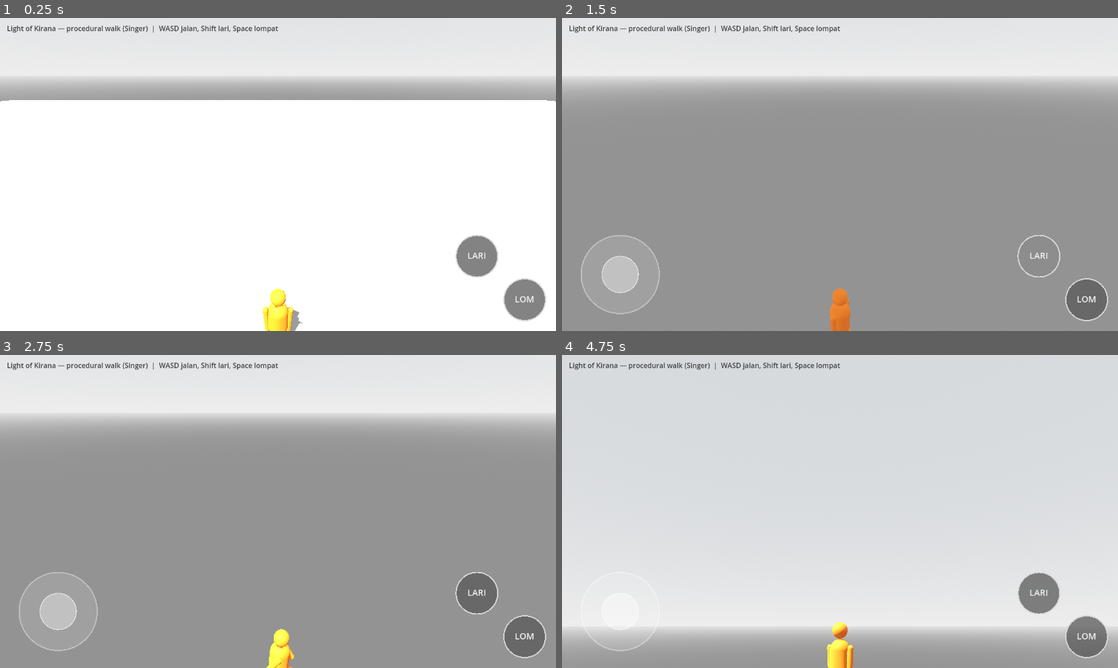
Above: before the commit, frames 1-4 (two rows, left to right).
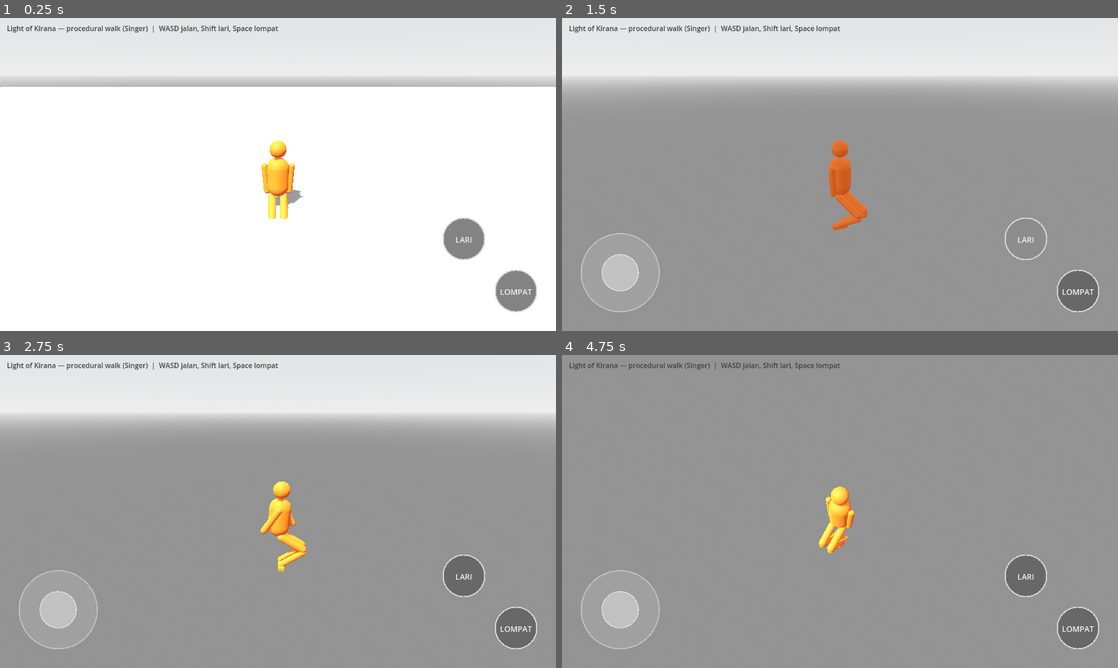
Above: after the commit, the same moments.

Repository: bagus123triga/light-of-kirana
Game: Godot game, scene res://scenes/main.tscn
Two runs of this game, one before a commit and one after it. Both use one fixed random seed, a clock stepped at 60 frames per second and the inputs below.
Inputs (mouse positions are in pixels of both pictures, inside the frame that each line leads up to):
- Up to frame 1 (0.25 s): no input
- Up to frame 2 (1.5 s): drag from (617, 274) to (895, 105) at 0.52 s; drag from (1040, 255) to (812, 237) at 1.27 s
- Up to frame 3 (2.75 s): move the mouse to (522, 636) at 2.02 s; hold D from 2.03 s (still down); hold Shift from 2.03 s (still down); click (522, 636) at 2.17 s
- Up to frame 4 (4.75 s): release D at 2.75 s; release Shift at 2.75 s; drag from (812, 574) to (673, 464) at 2.77 s; tap Enter at 3.5 s; move the mouse to (1006, 558) at 3.52 s; hold A 3.53-4.25 s; hold Shift 3.53-4.25 s; click (1006, 558) at 3.67 s; tap Space at 3.77, 4.25 s; drag from (673, 464) to (756, 433) at 4.27 s

The runs differ from the first frame. In frame 1, 7.7% of the frame differs, in the area x 0-100%, y 22-100%; in frame 2, 2.7%; in frame 3, 3.6%; in frame 4, 91%, in the area x 0-100%, y 0-100%.

Commit message:
Fix camera framing: orbit look_at ke humanoid (tengah layar), tombol LOMPAT tidak terpotong, UI anchor sudut, oren lebih dalam

Diff:
--- a/scripts/main.gd
+++ b/scripts/main.gd
@@ -6,14 +6,16 @@
 ## virtual joystick + RUN / JUMP buttons (touch), drag anywhere else to orbit camera.
 
 var humanoid: ProceduralHumanoid
-var camera_pivot: Node3D
 var camera: Camera3D
 var joystick: KiranaVirtualJoystick
 var run_button: KiranaTouchButton
 var jump_button: KiranaTouchButton
 
+# cam_pitch = elevation angle of the camera above the humanoid (radians).
+# Positive = camera above, looking down at the humanoid in the centre.
 var cam_yaw := 0.0
-var cam_pitch := -0.35
+var cam_pitch := 0.35
+const CAM_DISTANCE := 4.2
 var run_held := false
 var _orbit_touch := -1
 var _orbit_last := Vector2.ZERO
@@ -48,7 +50,7 @@
 	sky.sky_material = sky_mat
 	env.sky = sky
 	env.ambient_light_source = Environment.AMBIENT_SOURCE_SKY
-	env.ambient_light_energy = 0.7
+	env.ambient_light_energy = 0.55
 	env.tonemap_mode = Environment.TONE_MAPPER_FILMIC
 
 	var world_env := WorldEnvironment.new()
@@ -59,7 +61,7 @@
 	var sun := DirectionalLight3D.new()
 	sun.rotation_degrees = Vector3(-55, -30, 0)
 	sun.light_color = Color(1.0, 0.98, 0.94)
-	sun.light_energy = 1.15
+	sun.light_energy = 1.0
 	sun.shadow_enabled = true
 	add_child(sun)
 
@@ -89,13 +91,16 @@
 
 
 func _build_camera() -> void:
-	camera_pivot = Node3D.new()
-	camera_pivot.name = "CameraPivot"
-	add_child(camera_pivot)
+	# No pivot rotation: the camera is placed on a sphere around the
+	# humanoid every frame and look_at()s the humanoid, so the humanoid
+	# is always in the centre of the screen, upright.
+	# (The old pivot with rotation.x = -0.35 tilted the camera UP, which
+	# pushed the humanoid to the bottom edge, half cut off — screenshot
+	# 2026-11-09 20:55 WIB.)
 	camera = Camera3D.new()
-	camera.position = Vector3(0, 2.2, 4.5)
+	camera.name = "Camera"
 	camera.fov = 60.0
-	camera_pivot.add_child(camera)
+	add_child(camera)
 
 
 func _build_ui() -> void:
@@ -108,23 +113,42 @@
 	hint.add_theme_color_override("font_color", Color(0.25, 0.25, 0.25))
 	layer.add_child(hint)
 
+	# Anchored to the screen corners (not fixed 1280x720 coordinates),
+	# so on the tablet the joystick stays bottom-left and the buttons
+	# stay bottom-right instead of floating mid-screen.
 	joystick = KiranaVirtualJoystick.new()
-	joystick.position = Vector2(24, 480)
-	joystick.size = Vector2(220, 220)
+	joystick.anchor_top = 1.0
+	joystick.anchor_bottom = 1.0
+	joystick.offset_left = 24
+	joystick.offset_top = -244
+	joystick.offset_right = 244
+	joystick.offset_bottom = -24
 	layer.add_child(joystick)
 
 	run_button = KiranaTouchButton.new()
 	run_button.label_text = "LARI"
-	run_button.position = Vector2(1050, 500)
-	run_button.size = Vector2(96, 96)
+	run_button.anchor_left = 1.0
+	run_button.anchor_right = 1.0
+	run_button.anchor_top = 1.0
+	run_button.anchor_bottom = 1.0
+	run_button.offset_left = -260
+	run_button.offset_top = -260
+	run_button.offset_right = -164
+	run_button.offset_bottom = -164
 	run_button.pressed_down.connect(func() -> void: run_held = true)
 	run_button.released_up.connect(func() -> void: run_held = false)
 	layer.add_child(run_button)
 
 	jump_button = KiranaTouchButton.new()
 	jump_button.label_text = "LOMPAT"
-	jump_button.position = Vector2(1160, 600)
-	jump_button.size = Vector2(96, 96)
+	jump_button.anchor_left = 1.0
+	jump_button.anchor_right = 1.0
+	jump_button.anchor_top = 1.0
+	jump_button.anchor_bottom = 1.0
+	jump_button.offset_left = -140
+	jump_button.offset_top = -140
+	jump_button.offset_right = -44
+	jump_button.offset_bottom = -44
 	jump_button.pressed_down.connect(func() -> void: humanoid.want_jump = true)
 	layer.add_child(jump_button)
 
@@ -135,7 +159,7 @@
 	elif event is InputEventMouseMotion and _orbit_mouse:
 		var motion := event as InputEventMouseMotion
 		cam_yaw -= motion.relative.x * 0.005
-		cam_pitch = clampf(cam_pitch - motion.relative.y * 0.005, -1.2, 0.4)
+		cam_pitch = clampf(cam_pitch - motion.relative.y * 0.005, 0.05, 1.0)
 	elif event is InputEventScreenTouch:
 		var touch := event as InputEventScreenTouch
 		if touch.pressed and _orbit_touch == -1:
@@ -148,7 +172,7 @@
 		var d: Vector2 = drag.position - _orbit_last
 		_orbit_last = drag.position
 		cam_yaw -= d.x * 0.006
-		cam_pitch = clampf(cam_pitch - d.y * 0.006, -1.2, 0.4)
+		cam_pitch = clampf(cam_pitch - d.y * 0.006, 0.05, 1.0)
 
 
 func _process(delta: float) -> void:
@@ -174,7 +198,9 @@
 	humanoid.is_running = running
 	humanoid.move_input = move2d
 
-	# Third-person camera follows the humanoid.
-	camera_pivot.position = humanoid.global_position + Vector3(0, 1.4, 0)
-	camera_pivot.rotation.y = cam_yaw
-	camera_pivot.rotation.x = cam_pitch
+	# Third-person camera: orbit on a sphere around the humanoid and
+	# look_at() its chest, so it stays centred and upright.
+	var target := humanoid.global_position + Vector3(0, 1.2, 0)
+	var offset := Vector3(sin(cam_yaw) * cos(cam_pitch), sin(cam_pitch), cos(cam_yaw) * cos(cam_pitch)) * CAM_DISTANCE
+	camera.global_position = target + offset
+	camera.look_at(target, Vector3.UP)
--- a/scripts/procedural_humanoid.gd
+++ b/scripts/procedural_humanoid.gd
@@ -57,7 +57,9 @@
 
 func _orange_material() -> StandardMaterial3D:
 	var mat := StandardMaterial3D.new()
-	mat.albedo_color = Color(1.0, 0.45, 0.05)
+	# Deeper orange: the old (1.0, 0.45, 0.05) blew out to yellow under
+	# the midday sun + filmic tonemap (screenshot 2026-11-09).
+	mat.albedo_color = Color(0.95, 0.38, 0.02)
 	mat.roughness = 0.7
 	return mat
 
--- a/scripts/touch_button.gd
+++ b/scripts/touch_button.gd
@@ -24,8 +24,12 @@
 	var col := Color(0.35, 0.35, 0.35, 0.75) if not _held else Color(0.55, 0.55, 0.55, 0.85)
 	draw_circle(c, r, col)
 	draw_arc(c, r, 0, TAU, 48, Color(0.85, 0.85, 0.85, 0.9), 3.0)
+	# Centre the label by its measured size. The old fixed offset +
+	# width 56 clipped "LOMPAT" to "LOM" (screenshot 2026-11-09).
 	var font := ThemeDB.fallback_font
-	draw_string(font, c + Vector2(-28, 6), label_text, HORIZONTAL_ALIGNMENT_CENTER, 56, 20, Color(0.95, 0.95, 0.95))
+	var font_size := 18
+	var text_size := font.get_string_size(label_text, HORIZONTAL_ALIGNMENT_CENTER, -1, font_size)
+	draw_string(font, Vector2(c.x - text_size.x * 0.5, c.y + text_size.y * 0.35), label_text, HORIZONTAL_ALIGNMENT_LEFT, -1, font_size, Color(0.95, 0.95, 0.95))
 
 
 func _set_held(value: bool) -> void:
--- a/tests/test_procedural_walk.gd
+++ b/tests/test_procedural_walk.gd
@@ -62,6 +62,30 @@
 	if run_moved < 5.0:
 		failures.append("run moved too little: %.2f m in 2 s" % run_moved)
 
+	# 5. Camera framing (regression for screenshot 2026-11-09 20:55 WIB:
+	#    humanoid was at the bottom edge, half cut off, because the old
+	#    pivot rotation.x = -0.35 tilted the camera UP). The humanoid's
+	#    chest must project near the centre of the 1280x720 viewport.
+	var main_inst: Node = load("res://scenes/main.tscn").instantiate()
+	root.add_child(main_inst)
+	await process_frame
+	await process_frame
+	await process_frame
+	var cam: Camera3D = main_inst.camera
+	var hum2: Node3D = main_inst.humanoid
+	var chest: Vector3 = hum2.global_position + Vector3(0, 1.0, 0)
+	if cam.is_position_behind(chest):
+		failures.append("camera framing: humanoid is behind the camera")
+	else:
+		# Headless viewport is tiny, so check relative to its centre,
+		# not to 1280x720.
+		var screen_pos := cam.unproject_position(chest)
+		var vp_size := cam.get_viewport().get_visible_rect().size
+		var centre := vp_size * 0.5
+		if absf(screen_pos.x - centre.x) > vp_size.x * 0.2 or absf(screen_pos.y - centre.y) > vp_size.y * 0.2:
+			failures.append("camera framing: chest at %s, not near centre %s (viewport %s)" % [screen_pos, centre, vp_size])
+		print("CAM_TEST chest_screen=%s centre=%s viewport=%s" % [screen_pos, centre, vp_size])
+
 	print("WALK_TEST hip_y=%.2f steps=%d walked=%.2f m ran=%.2f m planted_err=%.3f" % [humanoid.hip_y, humanoid.steps_taken, moved, run_moved, max_planted_err])
 	if failures.is_empty():
 		print("WALK_TEST PASS")
